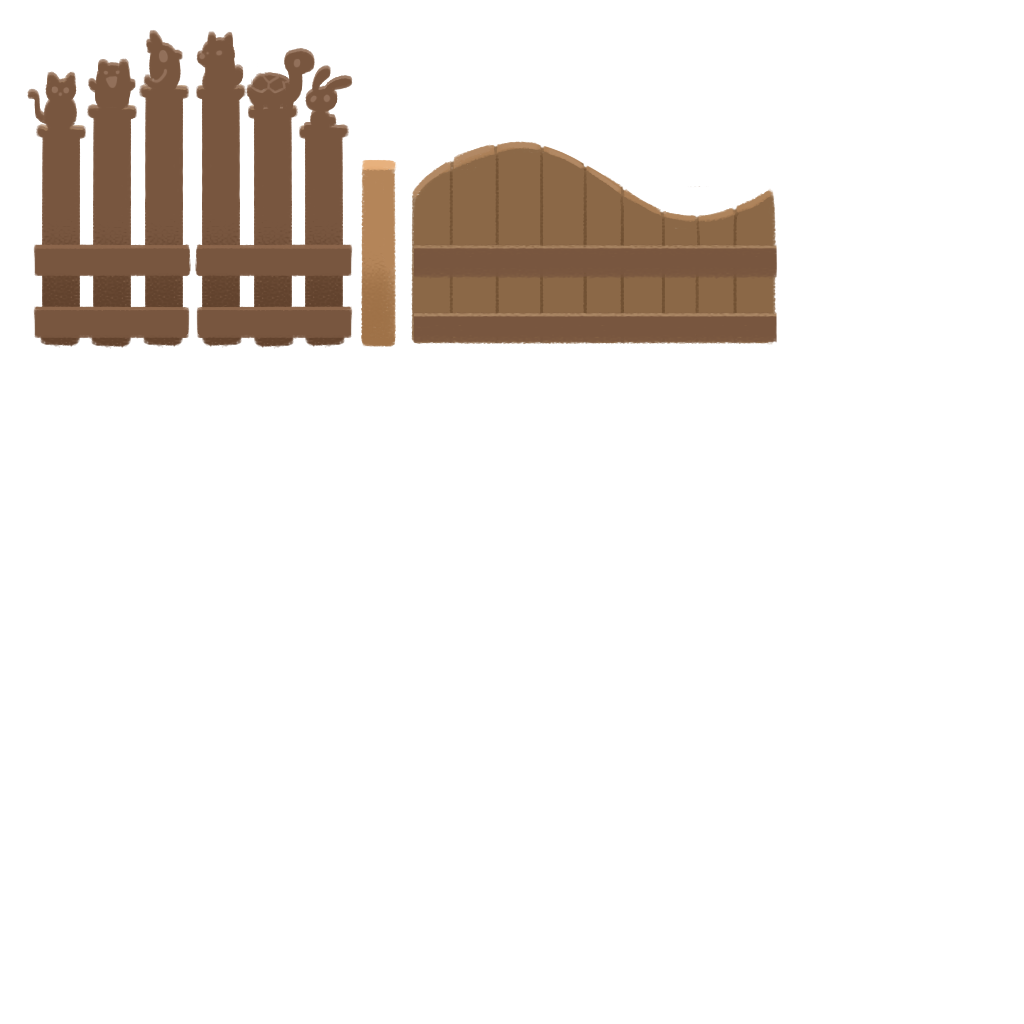
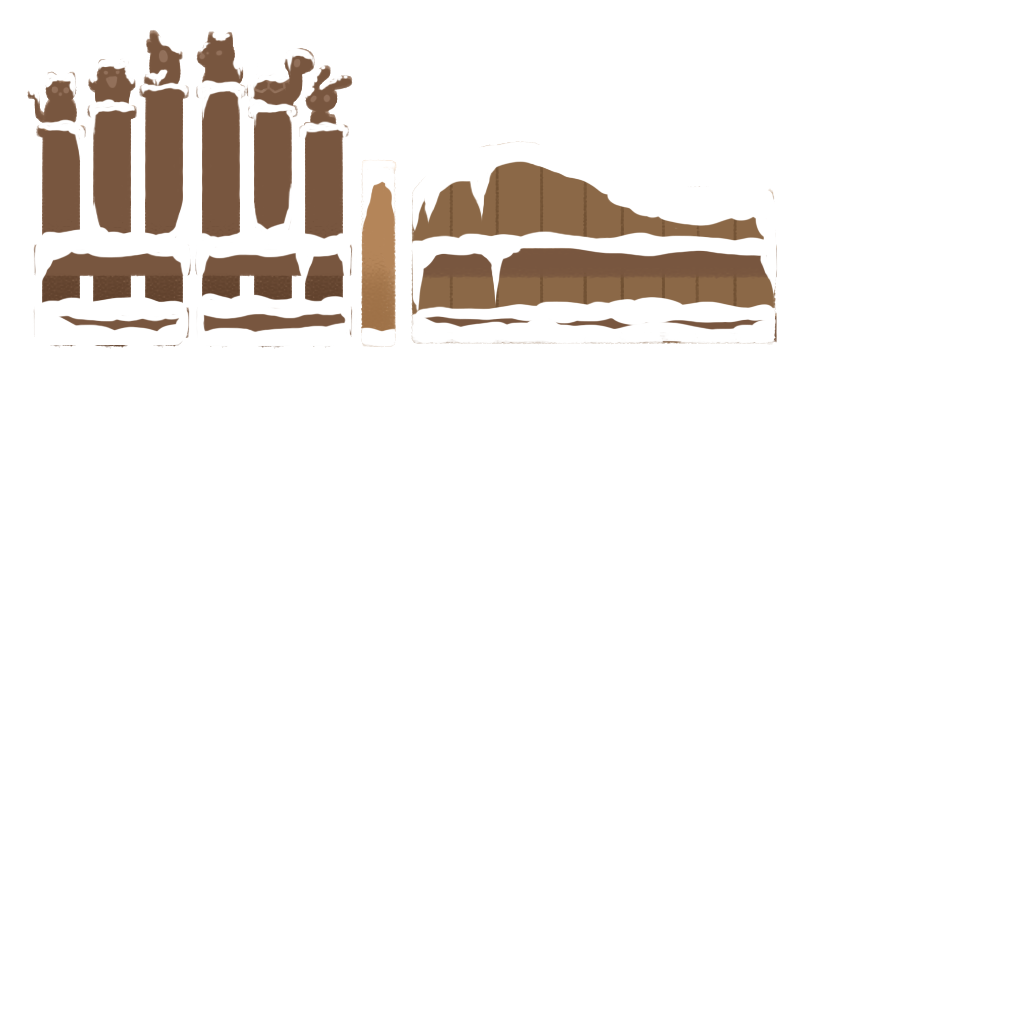
Layers edited between the first and the second 1024px x 1024px image:
removed group "concept 4" (6 layers) over (28, 32, 777, 347)
added layer "Layer 45" above "Layer 47" over (361, 141, 777, 347)
added layer "Layer 47" above "Layer 20 copy" over (28, 32, 352, 347)
moved "Layer 20 copy" out of group "concept 4" over (34, 244, 352, 339)
moved "Layer 19 copy 5" out of group "concept 4" over (28, 32, 352, 347)
moved "Layer 19 copy 6" out of group "concept 4" over (28, 32, 352, 346)
moved "Layer 44" out of group "concept 4" over (414, 243, 777, 344)
moved "Layer 19 copy 3" (1st of 2) out of group "concept 4" over (361, 141, 776, 347)
